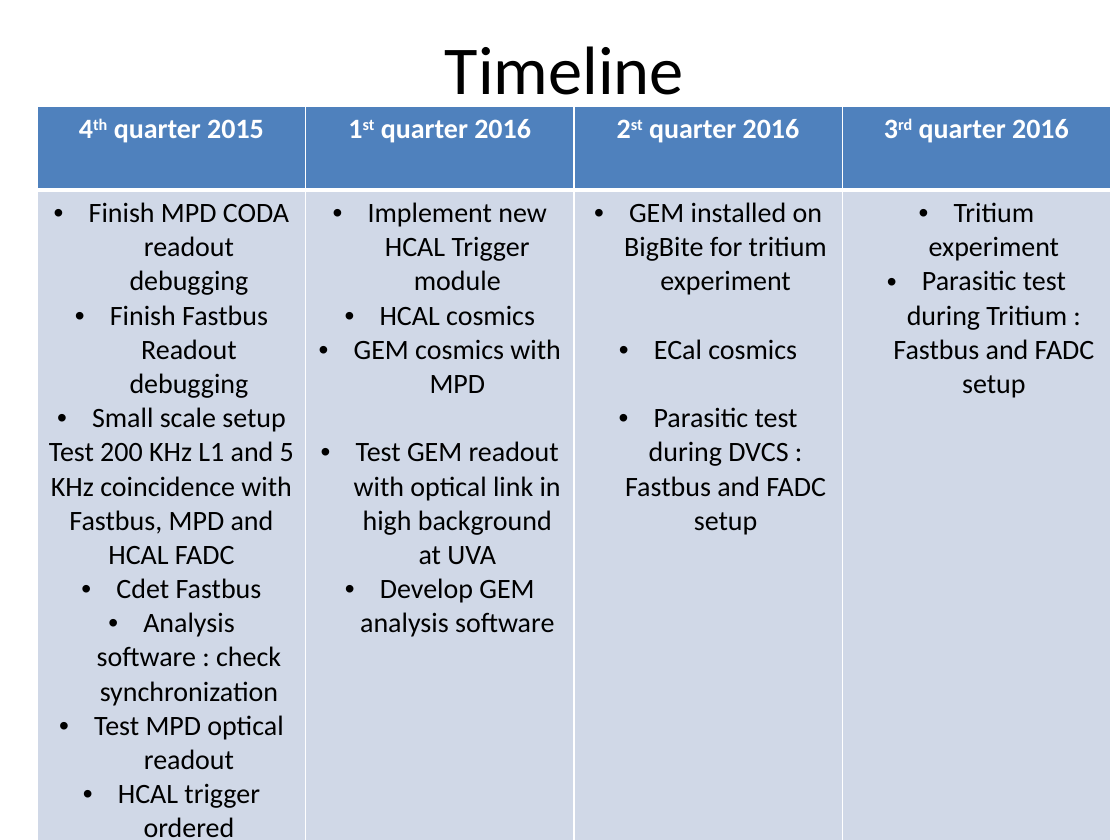
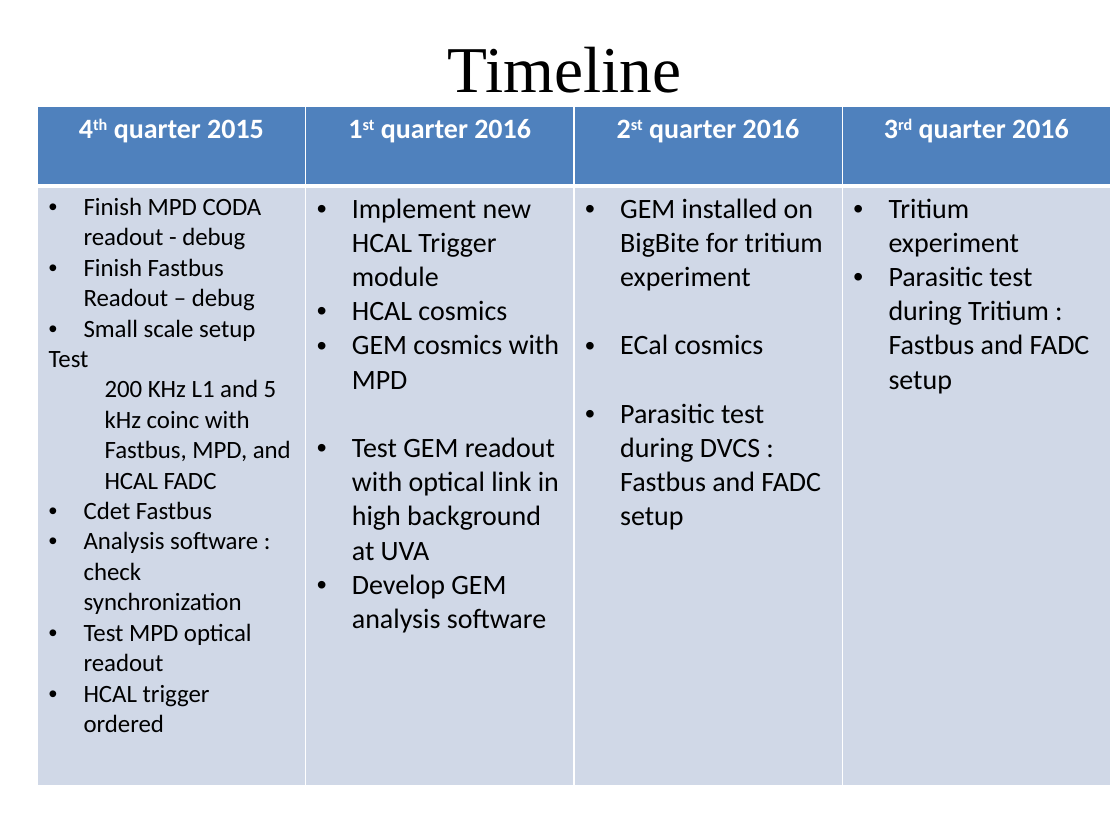
Before and after one commit to bmoffit/sbsdaq, a slide deck: slide 18 of 2015_DOE_Review/SuperBigBite DAQ update-Oct-20-2015.pptx. Drawn at 1120x840 pixels with LibreOffice and Linux fonts; fonts in the diff are those of the drawing; background and template pictures are left out. Boxes give left, top, right and bottom in pixels: in the first picture for what was removed or moved away, otherwise in the second. Text is boxed around its words. In the diff, an @@ line names an element or a change of style, - is before the commit and + after.

Commit message:
Switch to JLab template. Fix a few typos. First shot at having consistent font.

```diff
--- a/2015_DOE_Review/SuperBigBite DAQ update-Oct-20-2015.pptx
+++ b/2015_DOE_Review/SuperBigBite DAQ update-Oct-20-2015.pptx
@@ title "Timeline" at [448, 46, 681, 93]: size 44 to 42 pt, font Calibri to Times New Roman @@
@@ table at [37, 106, 1112, 785] @@
-row 2, column 1: Finish MPD CODA readout debugging / Finish Fastbus Readout debugging / Small scale setup / Test 200 KHz L1 and 5 KHz coincidence with Fastbus, MPD and HCAL FADC / Cdet Fastbus / Analysis software : check synchronization / Test MPD optical readout / HCAL trigger ordered
+row 2, column 1: Finish MPD CODA readout - debug / Finish Fastbus Readout – debug / Small scale setup / Test / 200 KHz L1 and 5 kHz coinc with Fastbus, MPD, and HCAL FADC / Cdet Fastbus / Analysis software : check synchronization / Test MPD optical readout / HCAL trigger ordered
@@ alignment centre to left @@
```
Also in this commit, not shown: 18 other slides changed.
